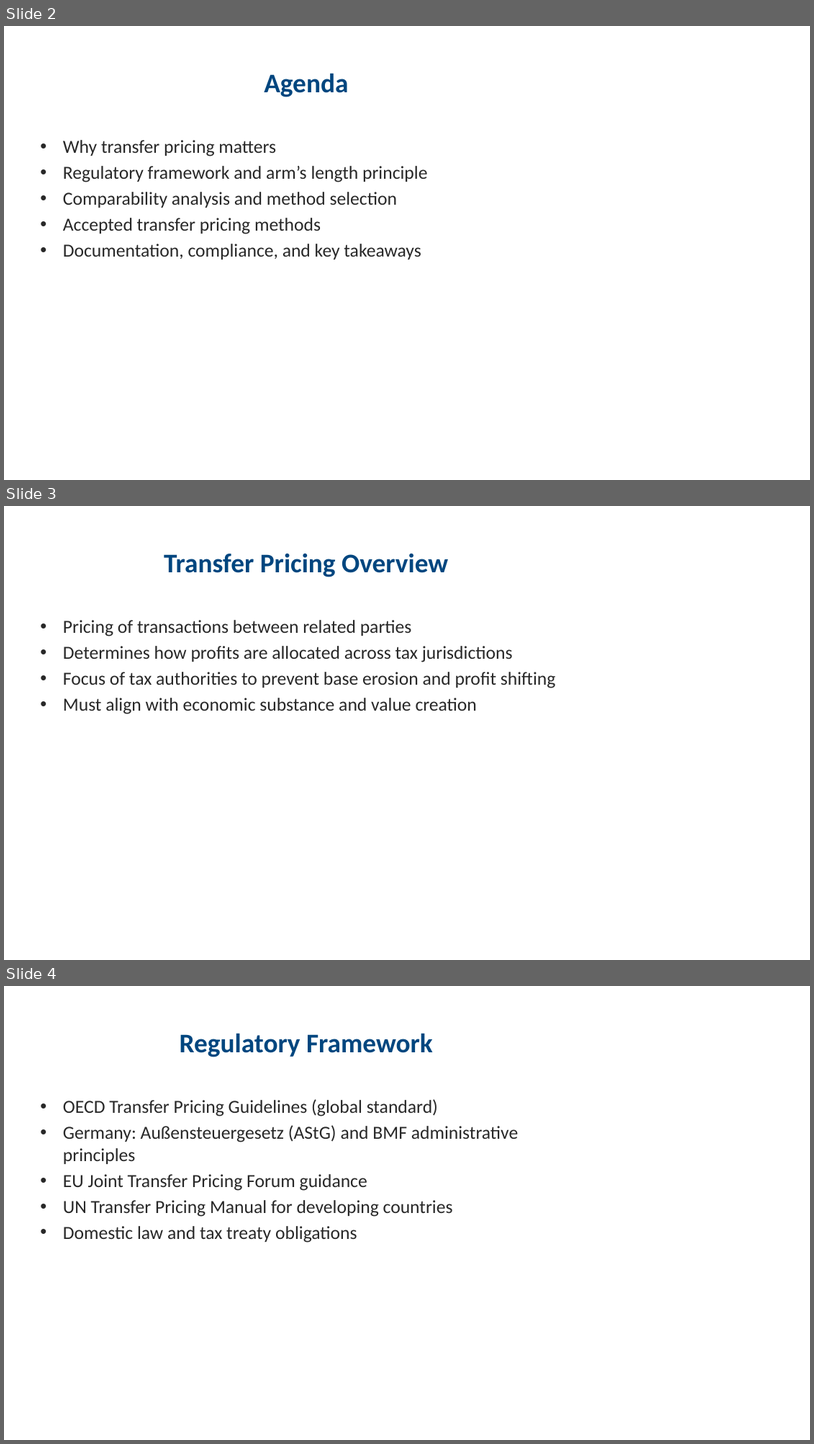
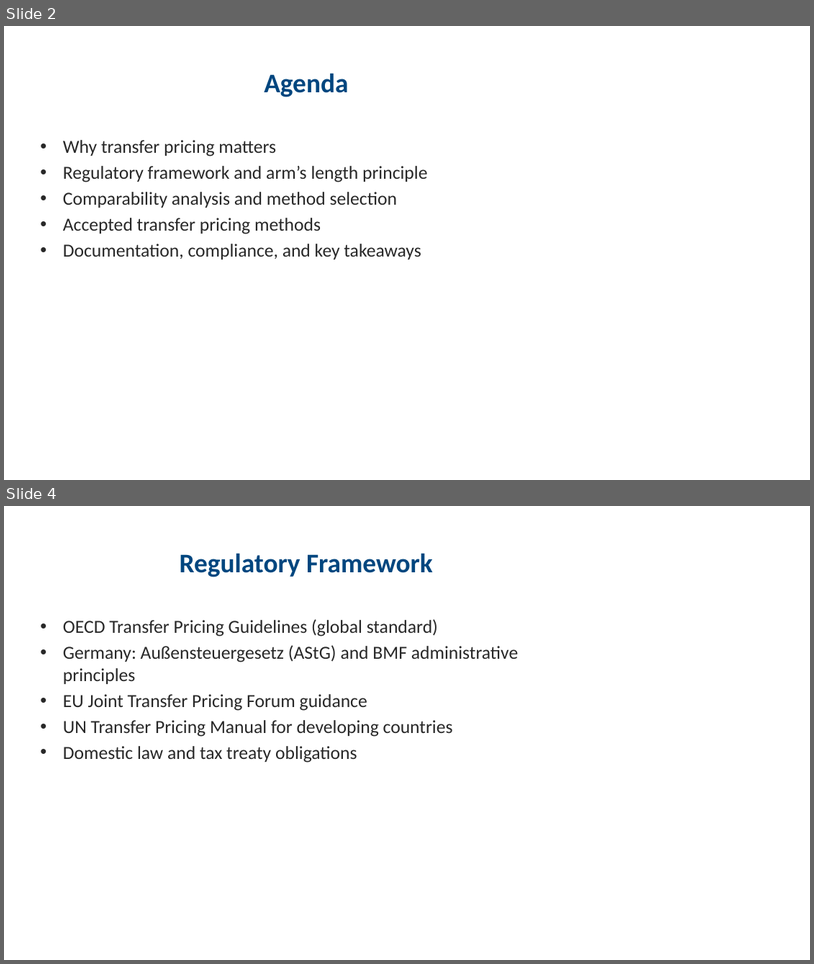
Before and after one commit to aniket-kanani-3107/aniket-kanani-3107.github.io, a slide deck: transfer-pricing-methods.pptx. Shown one above the other, each under a label of ours: slides 2, 3 and 4 before the commit, slides 2 and 4 after it; the slides between them are not shown. The pictures are 814x1444 and 814x964 pixels, drawn with LibreOffice and Linux fonts; fonts in the diff are those of the drawing. Boxes give left, top, right and bottom in pixels: in the first picture for what was removed or moved away, otherwise in the second. Text is boxed around its words. In the diff, an @@ line names an element or a change of style, - is before the commit and + after.

```diff
--- a/transfer-pricing-methods.pptx
+++ b/transfer-pricing-methods.pptx
@@ slide 3 removed at (4,506,810,960), background #FFFFFF @@
@@ title removed at (164,554,448,577) @@
-Transfer Pricing Overview
@@ text removed at (63,620,556,714) @@
-• Pricing of transactions between related parties
-• Determines how profits are allocated across tax jurisdictions
-• Focus of tax authorities to prevent base erosion and profit shifting
-• Must align with economic substance and value creation
```
Also in this commit, not shown: 2 slides changed, 3 slides added, 2 other slides removed.
